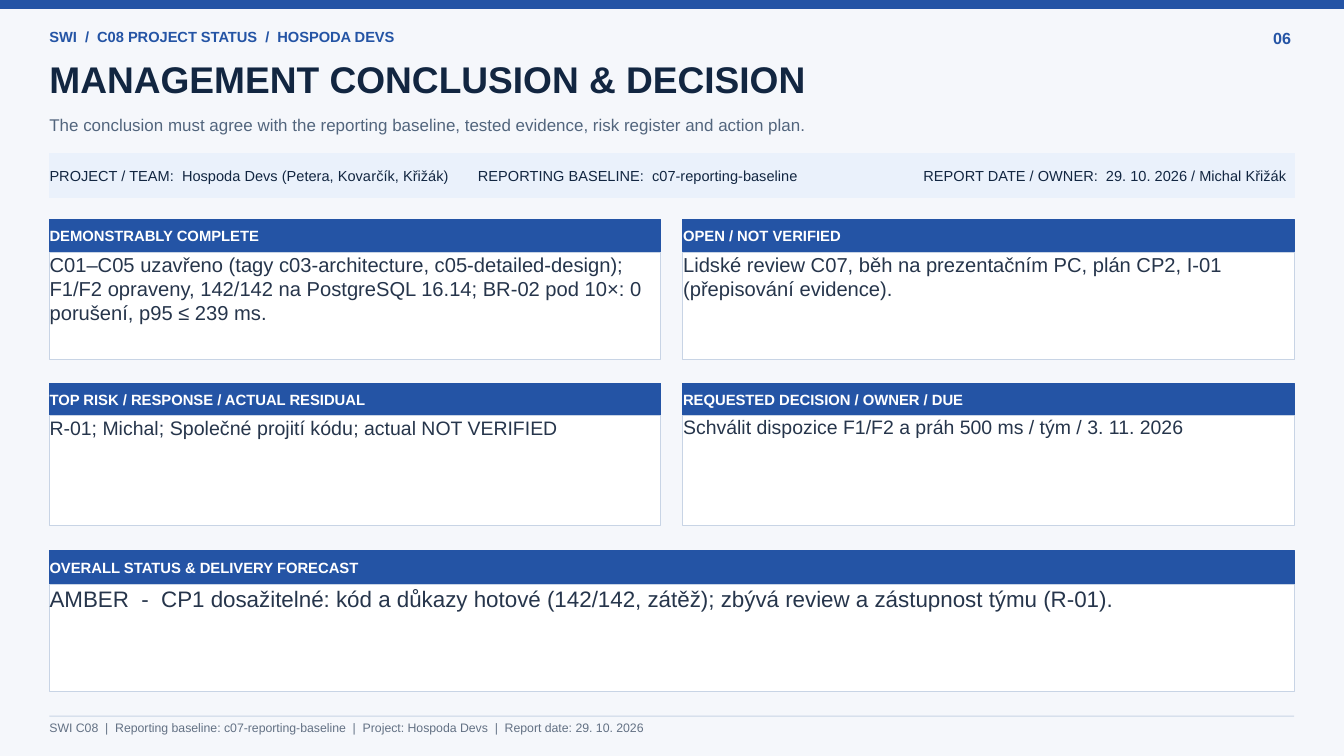
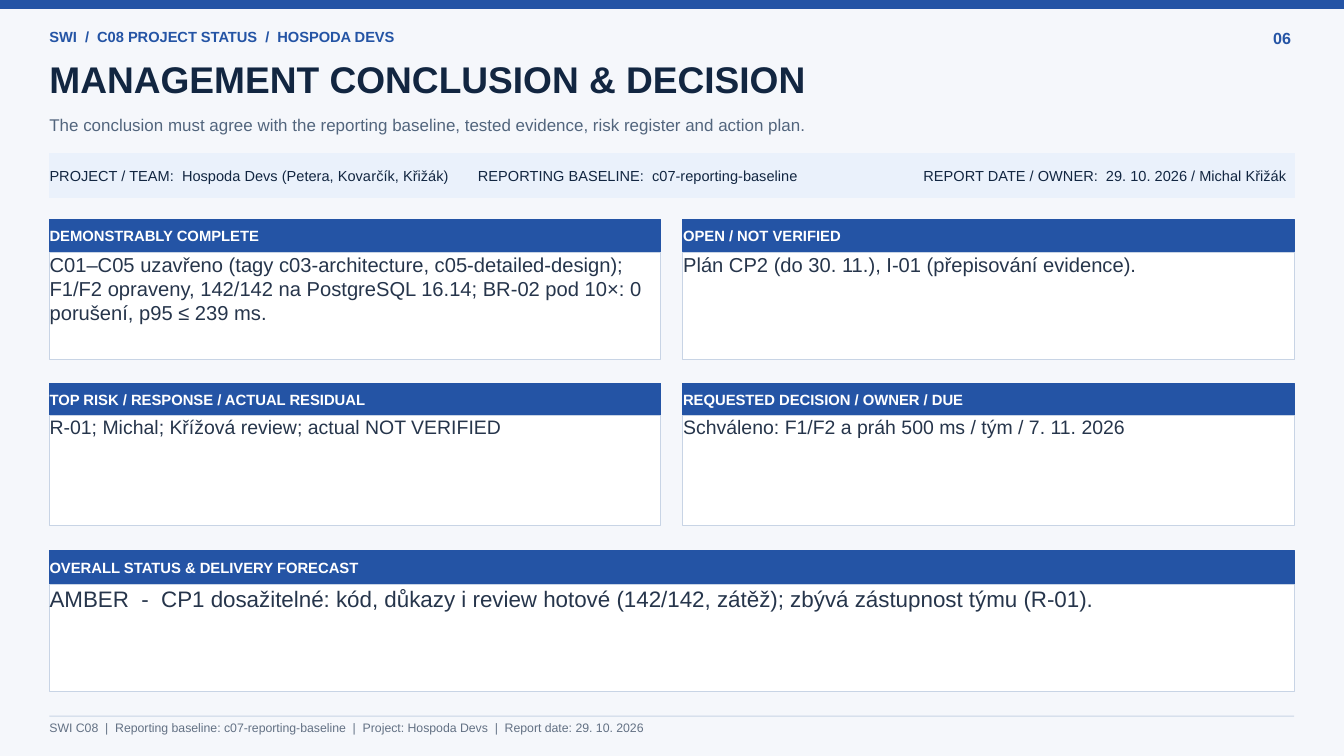
Before and after one commit to jaroslavpetera/swi_project, a slide deck: slide 6 of docs/c08-project-status.pptx. Drawn at 1344x756 pixels with LibreOffice and Linux fonts; fonts in the diff are those of the drawing. Boxes give left, top, right and bottom in pixels: in the first picture for what was removed or moved away, otherwise in the second. Text is boxed around its words. In the diff, an @@ line names an element or a change of style, - is before the commit and + after.

```diff
--- a/docs/c08-project-status.pptx
+++ b/docs/c08-project-status.pptx
@@ text in rectangle at [683,257,1136,276]: text changed @@
-Lidské review C07, běh na prezentačním PC, plán CP2, I-01 (přepisování evidence).
+Plán CP2 (do 30. 11.), I-01 (přepisování evidence).
@@ text in rectangle at [50,419,501,437]: text changed @@
-R-01; Michal; Společné projití kódu; actual NOT VERIFIED
+R-01; Michal; Křížová review; actual NOT VERIFIED
@@ text in rectangle at [683,419,1125,438]: text changed @@
-Schválit dispozice F1/F2 a práh 500 ms / tým / 3. 11. 2026
+Schváleno: F1/F2 a práh 500 ms / tým / 7. 11. 2026
@@ text in rectangle at [50,589,1093,612]: text changed @@
-AMBER - CP1 dosažitelné: kód a důkazy hotové (142/142, zátěž); zbývá review a zástupnost týmu (R-01).
+AMBER - CP1 dosažitelné: kód, důkazy i review hotové (142/142, zátěž); zbývá zástupnost týmu (R-01).
```
Also in this commit, not shown: 5 other slides changed, 7 other files.
